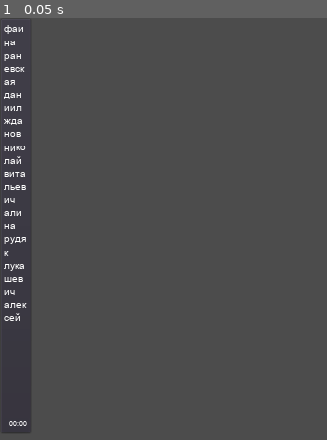
Above: before the commit, frame 1.
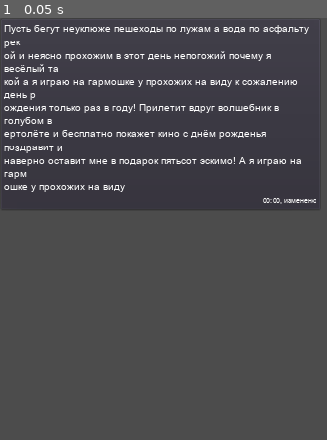
Above: after the commit, the same moment.

Repository: LeshaLukash/The-Chat-Prototype
Game: Godot game, scene res://message.tscn
Two runs of this game, one before a commit and one after it. Both use one fixed random seed, a clock stepped at 60 frames per second and the inputs below.
Inputs:
- Up to frame 1 (0.05 s): no input

The runs differ from the first frame. In frame 1, 5.3% of the frame differs, in the area x 0-97%, y 1-99%.
Error after the commit: Invalid call. Nonexistent function 'search' in base 'Nil'. (res://message.gd:59)

Commit message:
Message
Теперь облачко с сообщением автоматически изменяет свой размер в зависимости от максимально доступной ширины, длины и количества строк.
Реализованы функции перебора и обнаружения самых длинных строк, удаления лишних пробелов в начале строк, оставшиеся после переноса

Diff:
--- a/message.gd
+++ b/message.gd
@@ -1,20 +1,29 @@
 tool
 extends PanelContainer
 
+# СООБЩЕНИЕ
+# Облачко с текстом сообщения
+
 const MESSAGE_MIN_SIZE_EMPTY := Vector2(51, 54)			# Мин. размер пустого сообщения без пометки
 const MESSAGE_MIN_SIZE_EDITED_EMPTY := Vector2(109, 54)	# Мин. размер пустого сообщения с пометкой
-const TEXT_MAX_LENGTH := 600
+const STRING_MAX_LENGTH := 500
+const PANEL_ALIGN := 14
 
-export (String, MULTILINE) var text setget set_text		# Текст сообщения
-export (String) var time = "00:00" setget set_time		# Время отправки
+export (DynamicFont) var message_font = preload("res://fonts/arial.tres")
+export (String, MULTILINE) var message_text = "Пусть бегут неуклюже пешеходы по лужам а вода по асфальту рекой и неясно прохожим в этот день непогожий почему я весёлый такой а я играю на гармошке у прохожих на виду к сожалению день рождения только раз в году! Прилетит вдруг волшебник в голубом вертолёте и бесплатно покажет кино с днём рожденья поздравит и наверно оставит мне в подарок пятьсот эскимо! А я играю на гармошке у прохожих на виду" setget set_message_text		# Текст сообщения
+export (String) var message_time = "00:00" setget set_message_time		# Время отправки
 export (bool) var is_edited = false setget set_edited	# Пометка сообщения "изменено"
-export (DynamicFont) var message_font = preload("res://fonts/arial.tres")
+
+onready var regex := RegEx.new()
+
+
+func _ready():
+	regex.compile("\\s+(\\S+)$")
 
 
 # Обновить текст/время сообщения, его размеры
-# Менять нужно параметры нода "Message", а не "Panel"
 func update_message() -> void:
-	var time_formatted: String = time
+	var time_formatted: String = message_time
 	var time_tags_start := "[right][font=fonts/arial_time.tres]"
 	var time_tags_end := "[/font][/right]"
 
@@ -26,34 +35,57 @@
 	else:
 		rect_min_size = MESSAGE_MIN_SIZE_EMPTY
 
-	print(get_longest_text_line())
+	# Подгоняем размеры сообщения под размеры текста (самой длинной строки)
+	if message_text.empty():
+		rect_size = rect_min_size
+	else:
+		# rect_size.y не трогаем, т.к. его размеры меняет сам RichTextLabel
+		rect_size.x = get_string_pixel_length(get_longest_text_line(message_text)) + PANEL_ALIGN
 
 	# Записываем текст и время в поле сообщения
-	$Text.bbcode_text = text + time_tags_start + time_formatted + time_tags_end
+	$Text.bbcode_text = message_text + time_tags_start + time_formatted + time_tags_end
 
 
-# Получить длину строки, в пикселях
-func get_string_pixel_length(string: String) -> Vector2:
+# Проверка, есть ли в сообщении строки, которые превышают максимальную длину
+func is_containing_too_long_lines(text: String) -> bool:
+	return get_string_pixel_length(get_longest_text_line(text)) > STRING_MAX_LENGTH
+
+
+# Вычленяем из длинной строки подстроку, после которой нужно поставить перенос
+func find_break_pos_substr(line: String) -> String:
+	var result: String = line
+
+	while get_string_pixel_length(result) > STRING_MAX_LENGTH:
+		print(regex.search(result).get_string())
+		result = result.substr(0, result.length() - 1)
+	return result
+
+
+# Получить длину строки в пикселях, относительно заданого шрифта
+func get_string_pixel_length(string: String) -> float:
 	return message_font.get_string_size(string).x
 
 
 # Получить число строк в сообщении
-func get_lines_count() -> int:
+func get_lines_count(text: String) -> int:
 	return text.count('\n') + 1
 
 
 # Получить самую длинную строку в сообщении
-func get_longest_text_line() -> String:
-	if get_lines_count() == 1:
+func get_longest_text_line(text: String) -> String:
+	var lines_amount: int = get_lines_count(text)
+	if lines_amount == 1:
 		return text
 
-	var longest_line := ""
+	# Ищем переносы в сообщении, выбираем между ними строки, сравниваем
+	var longest_line := ""			# Самая длинная строка сообщения
 	var prev_line_break_pos := 0	# Номер предыдущего переноса
 	var next_line_break_pos := 0	# Номер следующего переноса
 	var substr_length := 0 			# Длина подстроки
 	var test_line: String			# Строка, которая проверяется
 
-	for i in get_lines_count():
+	# Перебираем строки
+	for i in lines_amount:
 		next_line_break_pos = text.find('\n', prev_line_break_pos) # Находим следующий перенос строки, \n
 		substr_length = next_line_break_pos - prev_line_break_pos  # Длина строки равна разнице между следующим и предыдущим переносами строки
 
@@ -70,14 +102,46 @@
 	return longest_line
 
 
-func set_text(value: String):
-	text = value
+# Удалить в начале строк пробелы, возникшие после её переноса
+func clean_start_spaces(text: String) -> String:
+	var prev_line_break_pos := 0	# Номер предыдущего переноса
+	var next_line_break_pos := 0	# Номер следующего переноса
+	var substr_length := 0 			# Длина подстроки
+	var test_line: String			# Тестовая строка
+	var cleaned_line: String		# Тестовая строка без пробела в начале
+
+	for i in get_lines_count(text):
+		next_line_break_pos = text.find('\n', prev_line_break_pos) # Находим следующий перенос строки, \n
+		substr_length = next_line_break_pos - prev_line_break_pos  # Длина строки равна разнице между следующим и предыдущим переносами строки
+
+		if substr_length < 0: # длина подстроки меньше нуля - строка последняя
+			test_line = text.substr(prev_line_break_pos) # строка последняя, считываем до конца
+		else:
+			test_line = text.substr(prev_line_break_pos, substr_length) # Возвращается строка, не включающая последний символ номером substr_length!
+
+		prev_line_break_pos = next_line_break_pos + 1 	# на единицу больше, т.к. next_line_break_pos хотим искать мимо предыдущего prev_line_break_pos
+														# иначе при поиске будет находить сноску под номером prev_line_break_pos
+
+		# Удаляем в начале каждой строки пробел, если он есть
+		cleaned_line = test_line.trim_prefix(' ')
+		text = text.replace(test_line, cleaned_line)
+	return text
+
+
+func set_message_text(value: String):
+	# Расстановка переносов в строках, превышающих максимальную длину
+	while is_containing_too_long_lines(value):
+		# Позиция, куда ставить перенос = начало строки, где нужен перенос + её длина
+		var pos_inser_break: int = value.find(find_break_pos_substr(get_longest_text_line(value))) + find_break_pos_substr(get_longest_text_line(value)).length()
+		value = value.insert(pos_inser_break, '\n')
+
+	message_text = clean_start_spaces(value)
 	if Engine.is_editor_hint():
 		update_message()
 
 
-func set_time(value: String):
-	time = value
+func set_message_time(value: String):
+	message_time = value
 	if Engine.is_editor_hint():
 		update_message()
 
--- a/message.tscn
+++ b/message.tscn
@@ -4,61 +4,44 @@
 [ext_resource path="res://message.gd" type="Script" id=2]
 
 [node name="Message" type="PanelContainer"]
-margin_right = 51.0
-margin_bottom = 54.0
-rect_min_size = Vector2( 51, 54 )
+margin_right = 514.0
+margin_bottom = 174.0
+rect_min_size = Vector2( 109, 54 )
 size_flags_horizontal = 0
 theme = ExtResource( 1 )
 script = ExtResource( 2 )
-text = "фаина раневская
-даниил жданов
-николай витальевич
-алина рудяк
-лукашевич алексей
-
-
-
-
-
-
-
-"
+message_text = "Пусть бегут неуклюже пешеходы по лужам а вода по асфальту рек
+ой и неясно прохожим в этот день непогожий почему я весёлый та
+кой а я играю на гармошке у прохожих на виду к сожалению день р
+ождения только раз в году! Прилетит вдруг волшебник в голубом в
+ертолёте и бесплатно покажет кино с днём рожденья поздравит и
+наверно оставит мне в подарок пятьсот эскимо! А я играю на гарм
+ошке у прохожих на виду"
+is_edited = true
 
 [node name="Text" type="RichTextLabel" parent="."]
 margin_left = 7.0
 margin_top = 7.0
-margin_right = 44.0
-margin_bottom = 627.0
+margin_right = 507.0
+margin_bottom = 167.0
 rect_min_size = Vector2( 37, 40 )
 rect_clip_content = false
 focus_mode = 2
 bbcode_enabled = true
-bbcode_text = "фаина раневская
-даниил жданов
-николай витальевич
-алина рудяк
-лукашевич алексей
-
-
-
-
-
-
-
-[right][font=fonts/arial_time.tres]00:00[/font][/right]"
-text = "фаина раневская
-даниил жданов
-николай витальевич
-алина рудяк
-лукашевич алексей
-
-
-
-
-
-
-
-00:00"
+bbcode_text = "Пусть бегут неуклюже пешеходы по лужам а вода по асфальту рек
+ой и неясно прохожим в этот день непогожий почему я весёлый та
+кой а я играю на гармошке у прохожих на виду к сожалению день р
+ождения только раз в году! Прилетит вдруг волшебник в голубом в
+ертолёте и бесплатно покажет кино с днём рожденья поздравит и
+наверно оставит мне в подарок пятьсот эскимо! А я играю на гарм
+ошке у прохожих на виду[right][font=fonts/arial_time.tres]00:00, изменено[/font][/right]"
+text = "Пусть бегут неуклюже пешеходы по лужам а вода по асфальту рек
+ой и неясно прохожим в этот день непогожий почему я весёлый та
+кой а я играю на гармошке у прохожих на виду к сожалению день р
+ождения только раз в году! Прилетит вдруг волшебник в голубом в
+ертолёте и бесплатно покажет кино с днём рожденья поздравит и
+наверно оставит мне в подарок пятьсот эскимо! А я играю на гарм
+ошке у прохожих на виду00:00, изменено"
 fit_content_height = true
 scroll_active = false
 selection_enabled = true
